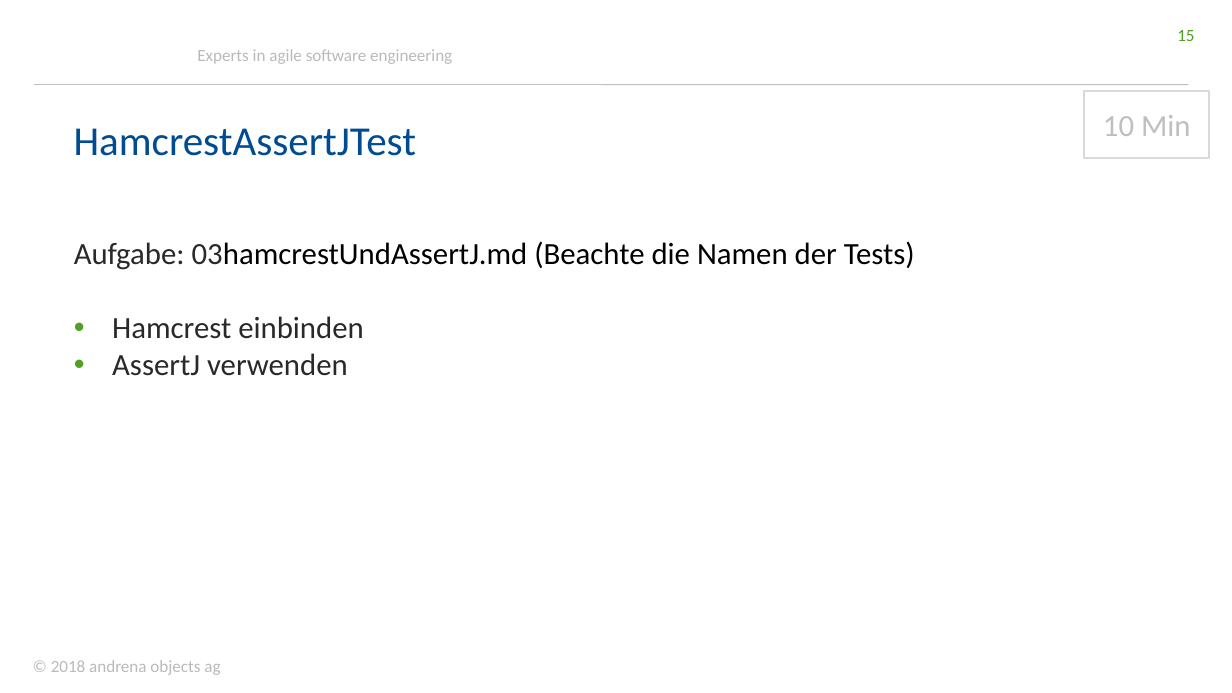
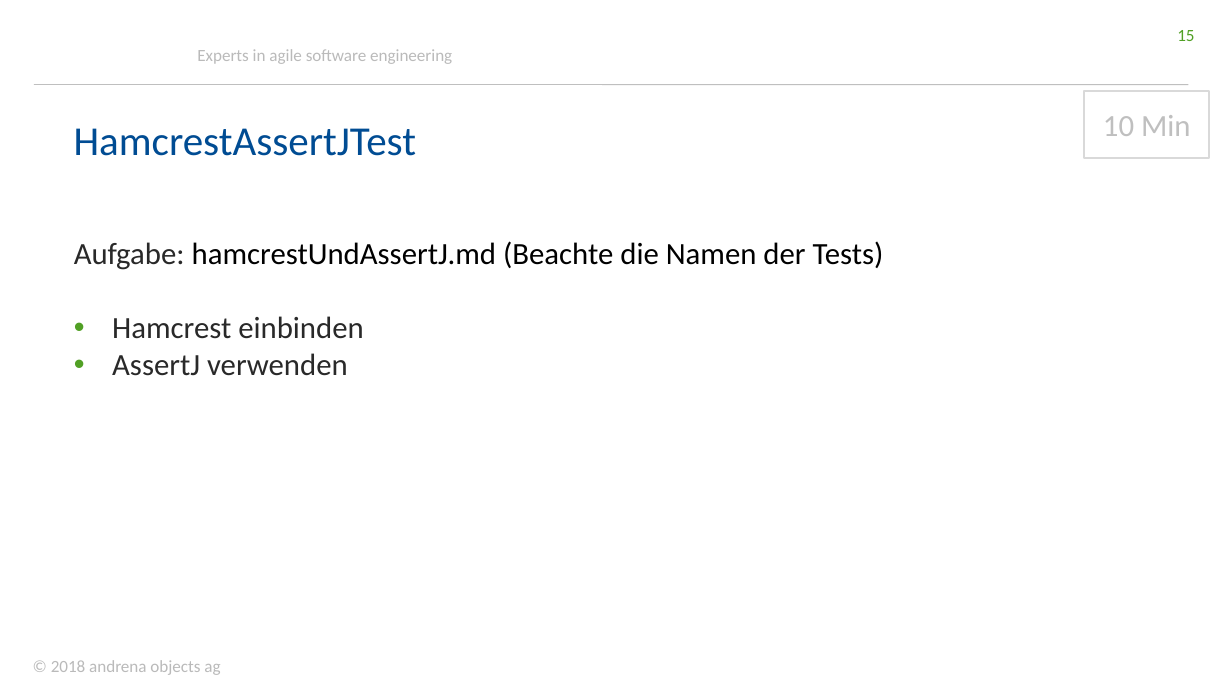
Before and after one commit to andrena/junit5-workshop-et-ka-2018, a slide deck: slide 15 of files/Folien.pptx. Drawn at 1232x693 pixels with LibreOffice and Linux fonts; fonts in the diff are those of the drawing; background and template pictures are left out. Boxes give left, top, right and bottom in pixels: in the first picture for what was removed or moved away, otherwise in the second. Text is boxed around its words. In the diff, an @@ line names an element or a change of style, - is before the commit and + after.

```diff
--- a/files/Folien.pptx
+++ b/files/Folien.pptx
@@ text at bbox=[74, 241, 884, 270]: text changed @@
-Aufgabe: 03hamcrestUndAssertJ.md (Beachte die Namen der Tests)
+Aufgabe: hamcrestUndAssertJ.md (Beachte die Namen der Tests)
```
Also in this commit, not shown: 10 other slides changed.
